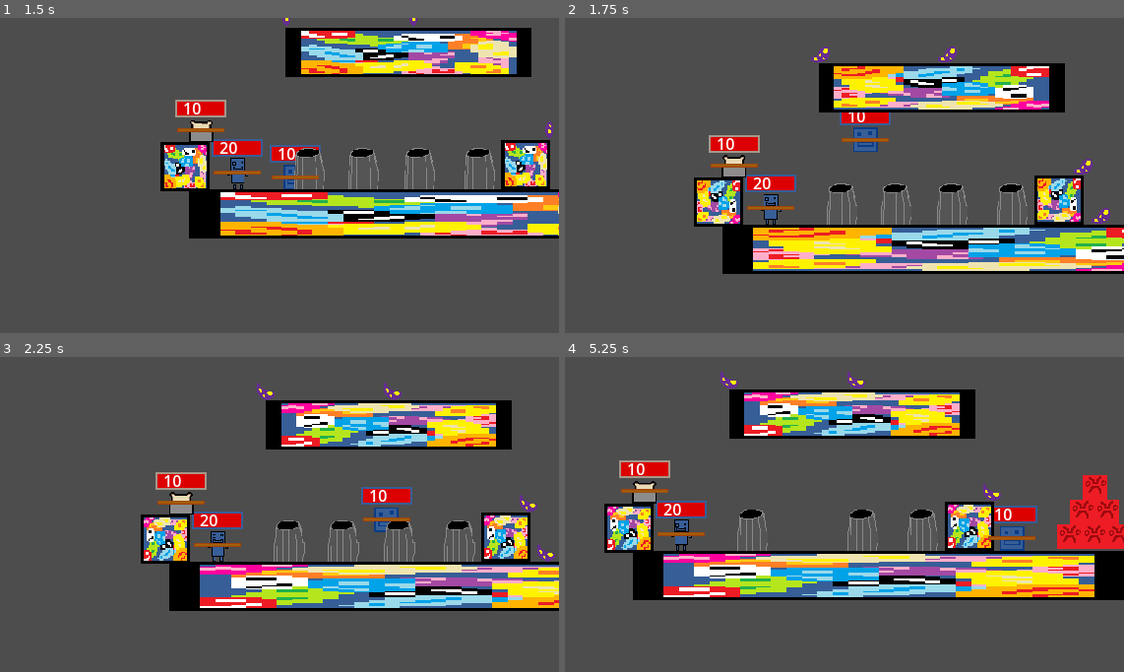
Above: before the commit, frames 1-4 (two rows, left to right).
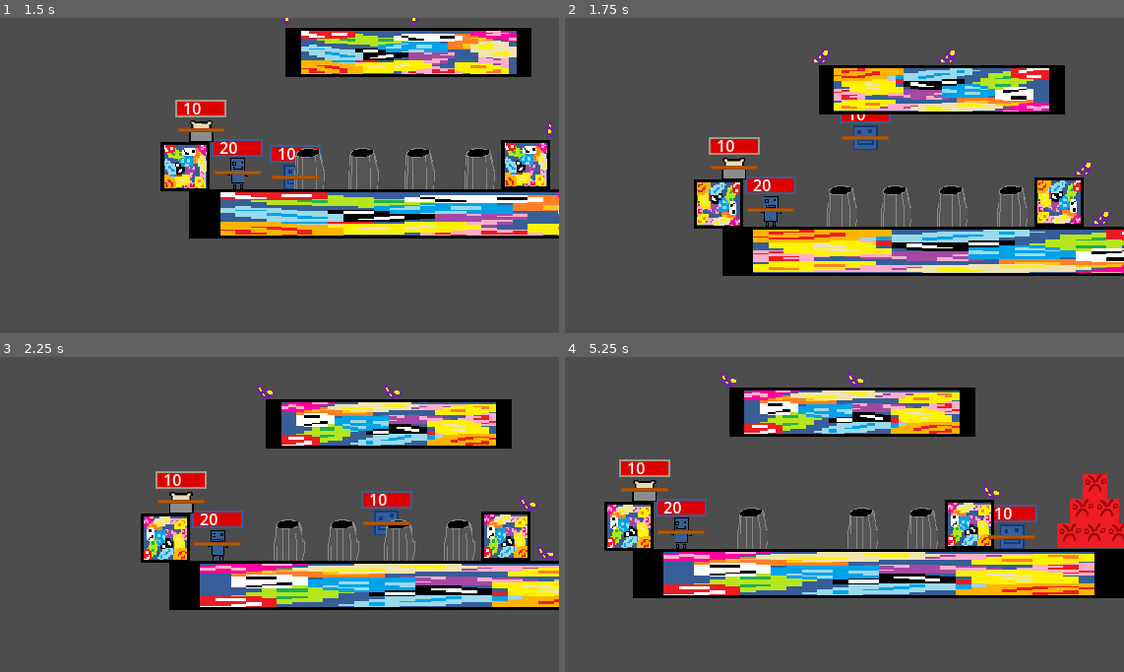
Above: after the commit, the same moments.

Repository: Ksawex4/Block-Jumper-Godot
Game: Godot game, scene res://Scenes/main_menu.tscn
Same seed, same stepped clock (60 frames per second), same inputs: the game is played once before the commit and once after it.
Inputs (mouse positions are in pixels of both pictures, inside the frame that each line leads up to):
- Up to frame 1 (1.5 s): click (72, 184) at 0.5 s; hold D (FencyRight) from 1.28 s (still down); tap 1 (CamFency) at 1.35 s
- Up to frame 2 (1.75 s): keep holding D (FencyRight); tap W (FencyJump) at 1.52 s
- Up to frame 3 (2.25 s): keep holding D (FencyRight); tap 2 (CamPanLoduwka) at 2.1 s
- Up to frame 4 (5.25 s): tap W (FencyJump) at 2.27, 3.77, 4.52 s; release D (FencyRight) at 2.78 s; hold A (FencyLeft) 2.78-3.53 s; tap 3 (CamToasty) at 2.85 s; hold D (FencyRight) 3.53-5.03 s; tap Z (Interract) at 3.6 s; tap 1 (CamFency) at 4.35 s; hold A (FencyLeft) from 5.03 s (still down); tap 2 (CamPanLoduwka) at 5.1 s

Frame 1 is identical in both runs. In frame 2, 12% of the frame differs, in the area x 23-100%, y 9-82%; in frame 3, 6.0%; in frame 4, 12%.

Commit message:
Fency now jumps a bit higher

Diff:
--- a/Scenes/Objects/fency.tscn
+++ b/Scenes/Objects/fency.tscn
@@ -29,7 +29,7 @@
 texture_filter = 1
 collision_layer = 2
 script = ExtResource("1_j1hk5")
-jumpHeight = 400
+jumpHeight = 420
 
 [node name="FencyMesh" type="MeshInstance2D" parent="."]
 rotation = -3.14159
